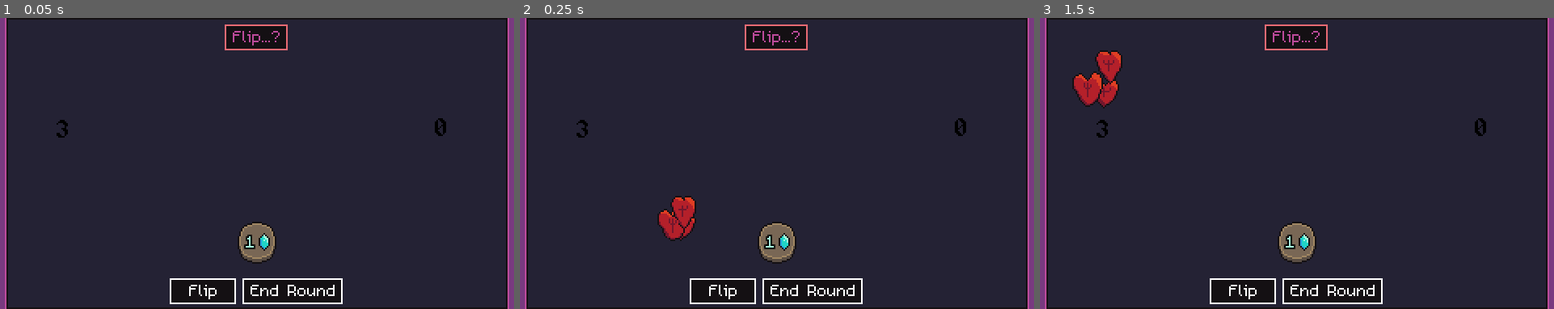
Above: before the commit, frames 1-3 (left to right).
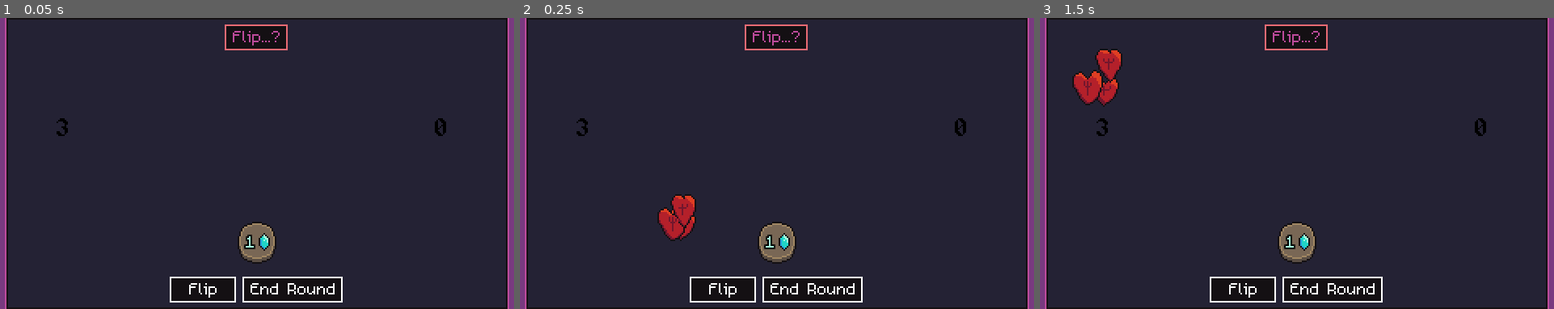
Above: after the commit, the same moments.

Repository: bdunko/Charon-s-Obol
Game: Godot game, scene res://main.tscn
The game is run twice, just before and just after one commit, with the same random seed, the same clock (stepped at 60 frames per second) and the same inputs.
Inputs (mouse positions are in pixels of both pictures, inside the frame that each line leads up to):
- Up to frame 1 (0.05 s): no input
- Up to frame 2 (0.25 s): no input
- Up to frame 3 (1.5 s): move the mouse to (1297, 38) at 0.52 s; click (1297, 38) at 0.67 s; tap Enter at 1.25 s; move the mouse to (1240, 186) at 1.27 s; click (1240, 186) at 1.42 s

The runs differ from the first frame. In frame 1, 1.0% of the frame differs, in the area x 11-67%, y 34-99%; in frame 2, 1.3%; in frame 3, 1.5%, in the area x 6-67%, y 10-99%.
Error in both runs: Assertion failed. (res://global.gd:139)

Commit message:
Shop refactor; smart shop; can sell coins to shop

Diff:
--- a/components/coin.gd
+++ b/components/coin.gd
@@ -3,6 +3,10 @@
 
 signal flip_complete
 signal clicked
+
+enum _Owner {
+	SHOP, PLAYER
+}
 
 enum _BlessCurseState {
 	NONE, BLESSED, CURSED
@@ -15,8 +19,20 @@
 @onready var LOCKED_ICON = $LockedIcon
 @onready var BLESSED_ICON = $BlessedIcon
 @onready var CURSED_ICON = $CursedIcon
+@onready var PRICE = $Price
 
 var _disabled := false
+
+var _owner: _Owner:
+	set(val):
+		_owner = val
+		_update_price_label()
+
+func owned_by_shop() -> void:
+	_owner = _Owner.SHOP
+
+func owned_by_player() -> void:
+	_owner = _Owner.PLAYER
 
 var _coin: Global.Coin:
 	set(val):
@@ -58,11 +74,9 @@
 		BLESSED_ICON.visible = _bless_curse_state == _BlessCurseState.BLESSED
 		CURSED_ICON.visible = _bless_curse_state == _BlessCurseState.CURSED
 
-const _HEADS_COLOR = Color("#6db517")
-const _TAILS_COLOR = Color("#ea1e2d")
-
 @onready var _SPRITE = $Sprite
 @onready var _FACE_LABEL = $Sprite/FaceLabel
+@onready var _PRICE = $Price
 
 # times the Wisdom power has been used on this coin; which reduces the tail downside by 1 each time
 var _athena_wisdom_stacks = 0
@@ -70,10 +84,31 @@
 func _ready():
 	assert(_SPRITE)
 	assert(_FACE_LABEL)
+	Global.fragments_count_changed.connect(_update_price_label)
+	Global.state_changed.connect(_on_state_changed)
+	_PRICE.hide()
 	_coin = Global.make_coin(Global.GENERIC_FAMILY, Global.Denomination.OBOL)
 	_heads = true
 	_locked = false
 	_bless_curse_state = _BlessCurseState.NONE
+	_owner = _Owner.PLAYER
+
+const _PRICE_FORMAT = "[center][color=%s]%d[/color][/center][img=10x13]res://assets/icons/soul_fragment_blue_icon.png[/img]"
+const _UNAFFORDABLE_COLOR = "#e12f3b"
+const _AFFORDABLE_COLOR = "#ffffff"
+const _SELL_COLOR = "#59c135"
+
+func _update_price_label() -> void:
+	var price = get_sell_price() if _owner == _Owner.PLAYER else get_store_price()
+	var color = _SELL_COLOR if _owner == _Owner.PLAYER else (_AFFORDABLE_COLOR if Global.fragments >= price else _UNAFFORDABLE_COLOR)
+	_PRICE.text = _PRICE_FORMAT % [color, price]
+
+func _on_state_changed() -> void:
+	if Global.state == Global.State.SHOP:
+		_update_price_label()
+		_PRICE.show()
+	else:
+		_PRICE.hide()
 
 func assign_coin(coin: Global.Coin):
 	_coin = coin
@@ -85,6 +120,7 @@
 
 func flip() -> void:
 	if _locked: #don't flip if locked
+		_unlock()
 		emit_signal("flip_complete")
 		return
 
@@ -109,14 +145,15 @@
 
 	_FACE_LABEL.show()
 
-	_unlock()
-
 	emit_signal("flip_complete")
 
 	_disabled = false
 
 func get_store_price() -> int:
 	return _coin.get_store_price()
+
+func get_sell_price() -> int:
+	return _coin.get_sell_price()
 
 func get_fragments() -> int:
 	return _coin.get_fragments()
@@ -203,12 +240,15 @@
 				emit_signal("clicked", self)
 
 func _on_clickable_area_mouse_entered():
-	Global.power_text = _coin.get_name() + "\n" + get_power_string()
-	Global.power_text_source = self
+	activate_power_text()
 
 func _on_clickable_area_mouse_exited():
 	if Global.power_text_source == self:
 		Global.power_text = ""
+
+func activate_power_text() -> void:
+	Global.power_text = _coin.get_name() + "\n" + get_power_string()
+	Global.power_text_source = self
 
 func set_animation(anim: _Animation) -> void:
 	var denom_str = ""
--- a/components/coin.tscn
+++ b/components/coin.tscn
@@ -249,7 +249,6 @@
 polygon = PackedVector2Array(14, -1, 17, -1, 18, 1, 16, 4, 14, 3, 13, 1)
 
 [node name="Price" type="RichTextLabel" parent="."]
-visible = false
 texture_filter = 1
 clip_contents = false
 custom_minimum_size = Vector2(0, 10)
--- a/global.gd
+++ b/global.gd
@@ -70,7 +70,7 @@
 		active_coin_power = val
 		emit_signal("active_coin_power_changed")
 
-
+const COIN_LIMIT = 8
 
 
 # refactor this into Util
@@ -155,6 +155,9 @@
 
 	func get_store_price() -> int:
 		return _coin_family.store_price_for_denom[_denomination]
+
+	func get_sell_price() -> int:
+		return max(1, int(get_store_price()/3.0))
 
 	func get_power() -> Power:
 		return _coin_family.power
@@ -253,8 +256,17 @@
 func random_god_family() -> CoinFamily:
 	return choose_one(_GOD_FAMILIES)
 
-func random_shop_denomination() -> Denomination:
-	return choose_one([Denomination.OBOL, Denomination.DIOBOL, Denomination.TRIOBOL])
+func random_shop_denomination_for_round() -> Denomination:
+	if Global.round_count == 1:
+		return Denomination.OBOL
+	elif Global.round_count == 2:
+		return choose_one([Denomination.OBOL, Denomination.DIOBOL])
+	elif Global.round_count == 3:
+		return choose_one([Denomination.OBOL, Denomination.DIOBOL, Denomination.TRIOBOL])
+	elif Global.round_count == 4:
+		return choose_one([Denomination.OBOL, Denomination.DIOBOL, Denomination.TRIOBOL, Denomination.TETROBOL])
+	else:
+		return choose_one([Denomination.DIOBOL, Denomination.TRIOBOL, Denomination.TETROBOL])
 
 func make_coin(family: CoinFamily, denomination: Denomination) -> Coin:
 	return Coin.new(family, denomination)
--- a/main.gd
+++ b/main.gd
@@ -127,7 +127,7 @@
 	# make a single starting coin
 	_gain_coin(Global.make_coin(Global.GENERIC_FAMILY, Global.Denomination.OBOL))
 
-	# debug
+	#debug
 	#Global.fragments = 100
 	#Global.lives = 100
 	#_gain_coin(Global.make_coin(Global.ZEUS_FAMILY, Global.Denomination.TETROBOL))
@@ -146,6 +146,11 @@
 
 	# if every flip is done
 	if flips_completed == _COIN_ROW.get_child_count():
+		# recharge all coin powers
+		for coin in _COIN_ROW.get_children():
+			coin = coin as CoinEntity
+			coin.reset_power_uses()
+
 		Global.state = Global.State.AFTER_FLIP
 		_PLAYER_TEXTBOXES.show()
 
@@ -190,26 +195,24 @@
 	# refresh lives
 	Global.lives += Global.LIVES_PER_ROUND[Global.round_count]
 
-	# recharge all coin powers
-	for coin in _COIN_ROW.get_children():
-		coin = coin as CoinEntity
-		coin.reset_power_uses()
-
 func _on_end_round_button_pressed():
 	assert(Global.state == Global.State.BEFORE_FLIP)
 	_SHOP.randomize_shop()
 	Global.state = Global.State.SHOP
 
-func _on_shop_coin_purchased(shop_item: ShopItem, price: int):
+func _on_shop_coin_purchased(coin: CoinEntity, price: int):
 	# make sure we can afford this coin
 	if Global.fragments < price:
 		Global.show_warning("Insufficient fragments!")
 		return
 
-	# we can afford it, so purchase this coin and remove it from the shop
-	Global.fragments -= price
-	_gain_coin_entity(shop_item.take_coin())
-	shop_item.queue_free()
+	if _COIN_ROW.get_child_count() == Global.COIN_LIMIT:
+		Global.show_warning("Out of space for coins!")
+		return
+
+	_SHOP.purchase_coin(coin)
+
+	_gain_coin_entity(coin)
 
 func _gain_coin(coin: Global.Coin) -> void:
 	var new_coin: CoinEntity = _COIN_SCENE.instantiate()
@@ -221,11 +224,23 @@
 
 func _gain_coin_entity(coin: CoinEntity):
 	_COIN_ROW.add_child(coin)
+	coin.owned_by_player()
 	coin.clicked.connect(_on_coin_clicked)
 	coin.flip_complete.connect(_on_flip_complete)
 	Global.coin_value += coin.get_value()
 
 func _on_coin_clicked(coin: CoinEntity):
+	# if we're in the shop, sell this coin
+	if Global.state == Global.State.SHOP:
+		# don't sell if this is the last coin
+		if _COIN_ROW.get_child_count() == 1:
+			Global.show_warning("Can't sell last coin!")
+			return
+		Global.fragments += coin.get_sell_price()
+		Global.coin_value -= coin.get_value()
+		coin.queue_free()
+		return
+
 	# only use coin powers during after flip
 	if Global.state != Global.State.AFTER_FLIP:
 		return
@@ -288,6 +303,7 @@
 				coin.recharge_power_uses_by(1)
 			Global.Power.EXCHANGE:
 				coin.assign_coin(Global.make_coin(Global.random_family(), coin.get_denomination()))
+				coin.activate_power_text() # update power text
 			Global.Power.BLESS:
 				if coin.is_blessed():
 					Global.show_warning("This coin is already blessed!")
@@ -310,7 +326,7 @@
 			Global.active_coin_power = Global.Power.NONE
 
 	# otherwise we're attempting to activate a coin
-	elif coin.get_power() != Global.Power.NONE and coin.get_power_uses_remaining() > 0:
+	elif coin.is_heads() and coin.get_power() != Global.Power.NONE and coin.get_power_uses_remaining() > 0:
 		# if this is a power which does not target, resolve it
 		match coin.get_power():
 			Global.Power.GAIN_LIFE:
@@ -326,6 +342,9 @@
 						c.flip()
 				coin.spend_power_use()
 			Global.Power.GAIN_COIN:
+				if _COIN_ROW.get_child_count() == Global.COIN_LIMIT:
+					Global.show_warning("Not enough space for coin!")
+					return
 				_gain_coin(Global.make_coin(Global.random_family(), coin.get_denomination()))
 				coin.spend_power_use()
 			_: # otherwise, make this the active coin and coin power and await click on target
--- a/main.tscn
+++ b/main.tscn
@@ -1,9 +1,8 @@
-[gd_scene load_steps=21 format=3 uid="uid://btdousdmcb6d3"]
+[gd_scene load_steps=20 format=3 uid="uid://btdousdmcb6d3"]
 
 [ext_resource type="Script" path="res://main.gd" id="1_68se7"]
 [ext_resource type="Texture2D" uid="uid://cvi6aad8v1ow8" path="res://assets/world/river.png" id="2_f8cb3"]
 [ext_resource type="PackedScene" uid="uid://bkl5p2djoo52i" path="res://components/coin.tscn" id="3_43qkv"]
-[ext_resource type="PackedScene" uid="uid://svl2gfhqrjtk" path="res://ui/shop_item.tscn" id="3_d2o1n"]
 [ext_resource type="Script" path="res://ui/shop.gd" id="3_ie1li"]
 [ext_resource type="Texture2D" uid="uid://sr30u1imc127" path="res://assets/world/table.png" id="3_lyhfa"]
 [ext_resource type="Script" path="res://ui/flip_button.gd" id="5_txadv"]
@@ -53,9 +52,9 @@
 
 [node name="PlayerTextboxs" type="HBoxContainer" parent="UI"]
 offset_left = 6.0
-offset_top = 161.0
+offset_top = 160.0
 offset_right = 314.0
-offset_bottom = 177.0
+offset_bottom = 176.0
 alignment = 1
 
 [node name="FlipButton" parent="UI/PlayerTextboxs" instance=ExtResource("13_kjj73")]
@@ -100,9 +99,9 @@
 [node name="LivesLabel" type="Label" parent="UI"]
 texture_filter = 1
 offset_left = 6.0
-offset_top = 62.0
+offset_top = 61.0
 offset_right = 74.0
-offset_bottom = 81.0
+offset_bottom = 80.0
 theme_override_colors/font_color = Color(0, 0, 0, 1)
 theme_override_fonts/font = ExtResource("10_5ty3u")
 theme_override_font_sizes/font_size = 16
@@ -125,9 +124,9 @@
 [node name="PowerLabel" type="Label" parent="UI"]
 texture_filter = 1
 offset_left = 9.0
-offset_top = 69.0
+offset_top = 68.0
 offset_right = 310.0
-offset_bottom = 114.0
+offset_bottom = 113.0
 theme_override_colors/font_color = Color(0, 0, 0, 1)
 theme_override_constants/line_spacing = 0
 theme_override_fonts/font = ExtResource("10_5ty3u")
@@ -230,9 +229,9 @@
 
 [node name="Shop" type="HBoxContainer" parent="Table"]
 offset_left = 77.0
-offset_top = 16.0
+offset_top = 34.0
 offset_right = 243.0
-offset_bottom = 76.0
+offset_bottom = 70.0
 mouse_filter = 2
 theme_override_constants/separation = 14
 alignment = 1
@@ -242,20 +241,22 @@
 layout_mode = 2
 mouse_filter = 2
 
-[node name="GenericCoinShopItem" parent="Table/Shop/GenericCoinContainer" instance=ExtResource("3_d2o1n")]
-layout_mode = 2
+[node name="Coin" parent="Table/Shop/GenericCoinContainer" instance=ExtResource("3_43qkv")]
+layout_mode = 2
+size_flags_vertical = 4
 
 [node name="GodCoinContainer" type="HBoxContainer" parent="Table/Shop"]
 layout_mode = 2
-mouse_filter = 2
-
-[node name="GodCoinShopItem1" parent="Table/Shop/GodCoinContainer" instance=ExtResource("3_d2o1n")]
-layout_mode = 2
-
-[node name="GodCoinShopItem2" parent="Table/Shop/GodCoinContainer" instance=ExtResource("3_d2o1n")]
-layout_mode = 2
-
-[node name="GodCoinShopItem3" parent="Table/Shop/GodCoinContainer" instance=ExtResource("3_d2o1n")]
+size_flags_vertical = 4
+mouse_filter = 2
+
+[node name="Coin" parent="Table/Shop/GodCoinContainer" instance=ExtResource("3_43qkv")]
+layout_mode = 2
+
+[node name="Coin2" parent="Table/Shop/GodCoinContainer" instance=ExtResource("3_43qkv")]
+layout_mode = 2
+
+[node name="Coin3" parent="Table/Shop/GodCoinContainer" instance=ExtResource("3_43qkv")]
 layout_mode = 2
 
 [node name="Arrows" type="Node" parent="."]
@@ -270,13 +271,13 @@
 position = Vector2(160, -99)
 
 [node name="BlueSoulFragmentPile" type="Node2D" parent="Points"]
-position = Vector2(273, 34)
+position = Vector2(273, 31)
 
 [node name="Player" type="Node2D" parent="Points"]
 position = Vector2(160, 210)
 
 [node name="RedSoulFragmentPile" type="Node2D" parent="Points"]
-position = Vector2(39, 34)
+position = Vector2(39, 33)
 
 [node name="ArrowPile" type="Node2D" parent="Points"]
 position = Vector2(50, 164)
--- a/ui/shop.gd
+++ b/ui/shop.gd
@@ -3,7 +3,7 @@
 
 signal coin_purchased
 
-@onready var _SHOP_ITEM = preload("res://ui/shop_item.tscn")
+@onready var _COIN_SCENE = preload("res://components/coin.tscn")
 @onready var _GENERIC_COIN_CONTAINER = $GenericCoinContainer
 @onready var _GOD_COIN_CONTAINER = $GodCoinContainer
 
@@ -27,17 +27,27 @@
 
 	# todo - smarter coin generation; set possible coin denoms based on round; ie round 1 always generates obols, round 5 makes tetrobols
 
+
+
 	for _i in _NUM_GENERIC_SHOP_ITEMS:
-		var shop_item = _SHOP_ITEM.instantiate()
-		_GENERIC_COIN_CONTAINER.add_child(shop_item)
-		shop_item.assign_coin(Global.make_coin(Global.GENERIC_FAMILY, Global.random_shop_denomination()))
-		shop_item.purchased.connect(_on_coin_purchased)
+		var coin = _COIN_SCENE.instantiate()
+		_GENERIC_COIN_CONTAINER.add_child(coin)
+		coin.owned_by_shop()
+		coin.assign_coin(Global.make_coin(Global.GENERIC_FAMILY, Global.random_shop_denomination_for_round()))
+		coin.clicked.connect(_on_try_coin_purchased)
 
 	for _i in _NUM_GOD_SHOP_ITEMS:
-		var shop_item = _SHOP_ITEM.instantiate()
-		_GOD_COIN_CONTAINER.add_child(shop_item)
-		shop_item.assign_coin(Global.make_coin(Global.random_god_family(), Global.random_shop_denomination()))
-		shop_item.purchased.connect(_on_coin_purchased)
+		var coin = _COIN_SCENE.instantiate()
+		_GOD_COIN_CONTAINER.add_child(coin)
+		coin.owned_by_shop()
+		coin.assign_coin(Global.make_coin(Global.random_god_family(), Global.random_shop_denomination_for_round()))
+		coin.clicked.connect(_on_try_coin_purchased)
 
-func _on_coin_purchased(item: ShopItem, price: int) -> void:
-	emit_signal("coin_purchased", item, price)
+func _on_try_coin_purchased(coin: CoinEntity) -> void:
+	emit_signal("coin_purchased", coin, coin.get_store_price())
+
+# called after main confirms the price can be paid and there are enough coin spaces
+func purchase_coin(coin: CoinEntity) -> void:
+	Global.fragments -= coin.get_store_price()
+	coin.clicked.disconnect(_on_try_coin_purchased)
+	coin.get_parent().remove_child(coin)
--- a/ui/shop_item.gd
+++ b/ui/shop_item.gd
@@ -14,16 +14,9 @@
 	remove_child(coin)
 	return coin
 
-const _PRICE_FORMAT = "[center][color=%s]%d[/color][/center][img=10x13]res://assets/icons/soul_fragment_blue_icon.png[/img]"
-const _UNAFFORDABLE_COLOR = "#e12f3b"
-const _AFFORDABLE_COLOR = "#ffffff"
 func assign_coin(coin: Global.Coin) -> void:
 	_COIN.assign_coin(coin)
 	_update_price_label()
 
-func _update_price_label() -> void:
-	var price = _COIN.get_store_price()
-	_COST.text = _PRICE_FORMAT % [_AFFORDABLE_COLOR if Global.fragments >= price else _UNAFFORDABLE_COLOR, price]
-
 func _on_coin_clicked(coin: CoinEntity):
 	emit_signal("purchased", self, coin.get_store_price())
